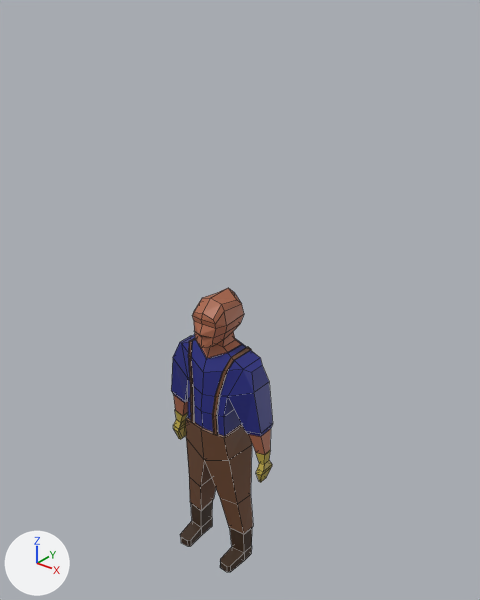
Renders of the Blender file scenes/world/assets/player/assets/model/prefab.blend from each side of a commit.
Both versions are drawn from a 50 mm lens placed at (9.14, -10.65, 9.52), pointed at (0.23, 0.49, 2.62). The lights are fixed; the arrows at lower left show +X, +Y and +Z. Mesh edges are drawn as thin lines.

The scene before the commit, as lines of its bpy script (objects in view):
```python
me_cube = bpy.data.meshes.new('Cube')
me_cube.from_pydata(...)  # 184 vertices, 162 faces; spans x 0.0..1.52, y -0.83..0.61, z -4.79..2.93
# faces by material slot: [30, 27, 35, 51, 19]
me_cube.materials.append(mat_skin)  # brown #ae684c
me_cube.materials.append(mat_gloves)  # yellow #b8a443
me_cube.materials.append(mat_shirt)  # blue #262a82
me_cube.materials.append(mat_pants)  # brown #6e482f
me_cube.materials.append(mat_boots)  # brown #3c2817
ob_cube = bpy.data.objects.new('Cube', me_cube)
ob_cube.location = (0.0, 0.0, 0.0)
_m = ob_cube.modifiers.new('Mirror', 'MIRROR')
_m.use_clip = True
```
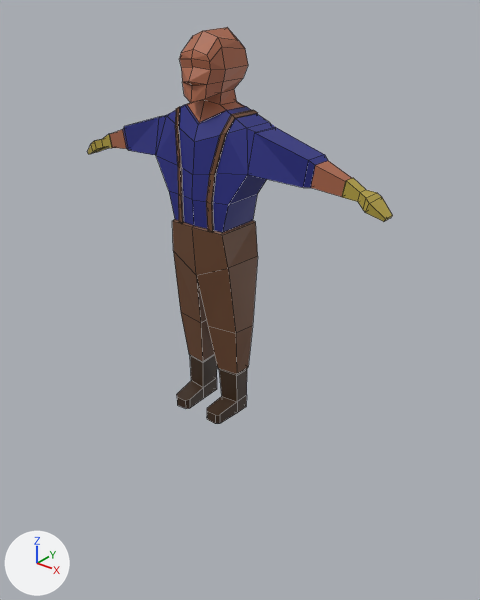
Edits to the bpy script that builds the scene:
```text
Change me_cube:
    used by ob_cube; location = (0.0, 0.0, 0.0)
    remove me_cube.from_pydata(...)  # 184 vertices, 162 faces; spans x 0.0..1.52, y -0.83..0.61, z -4.79..2.93
    add me_cube.from_pydata(...)  # 184 vertices, 162 faces; spans x 0.0..3.66, y -0.83..0.61, z -4.79..2.93
    me_cube part 1: 74 of 184 vertices moved; they spanned x 0.32..1.52, y -0.83..0.34, z -4.79..0.86 and now span x 0.08..3.66, y -0.83..0.34, z -4.79..1.32; mean shift (0.82, 0.0, 0.92); largest move (1.4, 0.09, -1.86) -> (3.66, 0.09, 0.25)
Change ob_cube:
    ob_cube.location: (0.0, 0.0, 0.0) -> (0.0, 0.0, 5.36)
    ob_cube.scale: (1.0, 1.0, 1.0) -> (1.12, 1.12, 1.12)
```

Boxes (x1, y1, x2, y2) around the edits, measured in the pictures (480 x 600 px; the box of a moved part takes in the faces that stretch with it):
'Cube', reshaped, moved, rescaled (198% wider, 40% taller)
    before: (171, 288, 273, 572)
    after: (87, 27, 393, 424)
part 1 of me_cube, moved or reshaped
    before: (171, 342, 273, 572)
    after: (87, 115, 393, 424)
